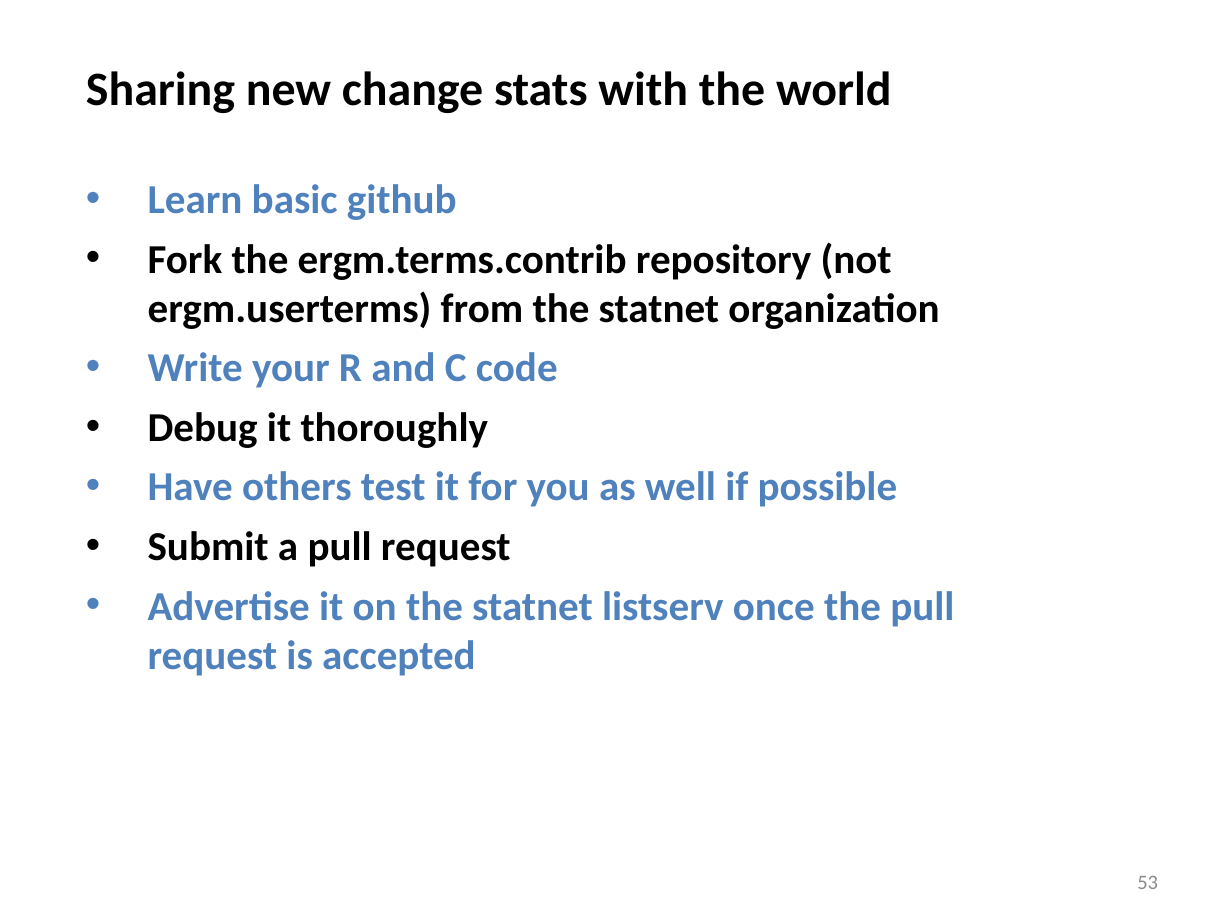
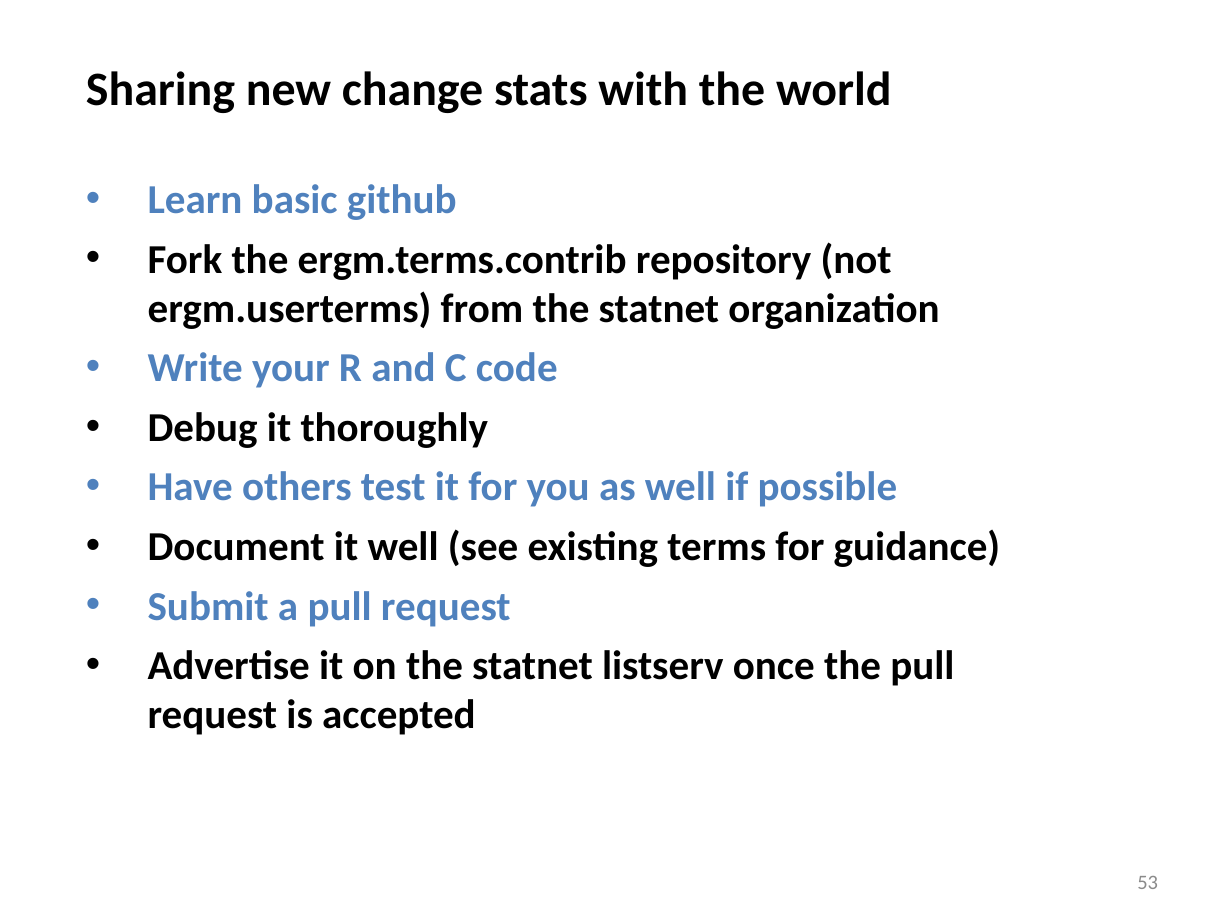
Before and after one commit to statnet/Workshops----OBSOLETE, a slide deck: slide 53 of ergm.userterms/EUT tutorial slides.pptx. Drawn at 1232x924 pixels with LibreOffice and Linux fonts; fonts in the diff are those of the drawing. Boxes give left, top, right and bottom in pixels: in the first picture for what was removed or moved away, otherwise in the second. Text is boxed around its words. In the diff, an @@ line names an element or a change of style, - is before the commit and + after.

Commit message:
Add revision to the slides re sharing contributed term

```diff
--- a/ergm.userterms/EUT tutorial slides.pptx
+++ b/ergm.userterms/EUT tutorial slides.pptx
@@ text at bbox=[148, 529, 1000, 567]: paragraph added @@
+• Document it well (see existing terms for guidance)
@@ text at bbox=[148, 591, 954, 735]: text colour #000000 to #4F81BD in "Submit a pull request"; text colour #4F81BD to #000000 in "Advertise it on the statnet listserv once ..." @@
```
